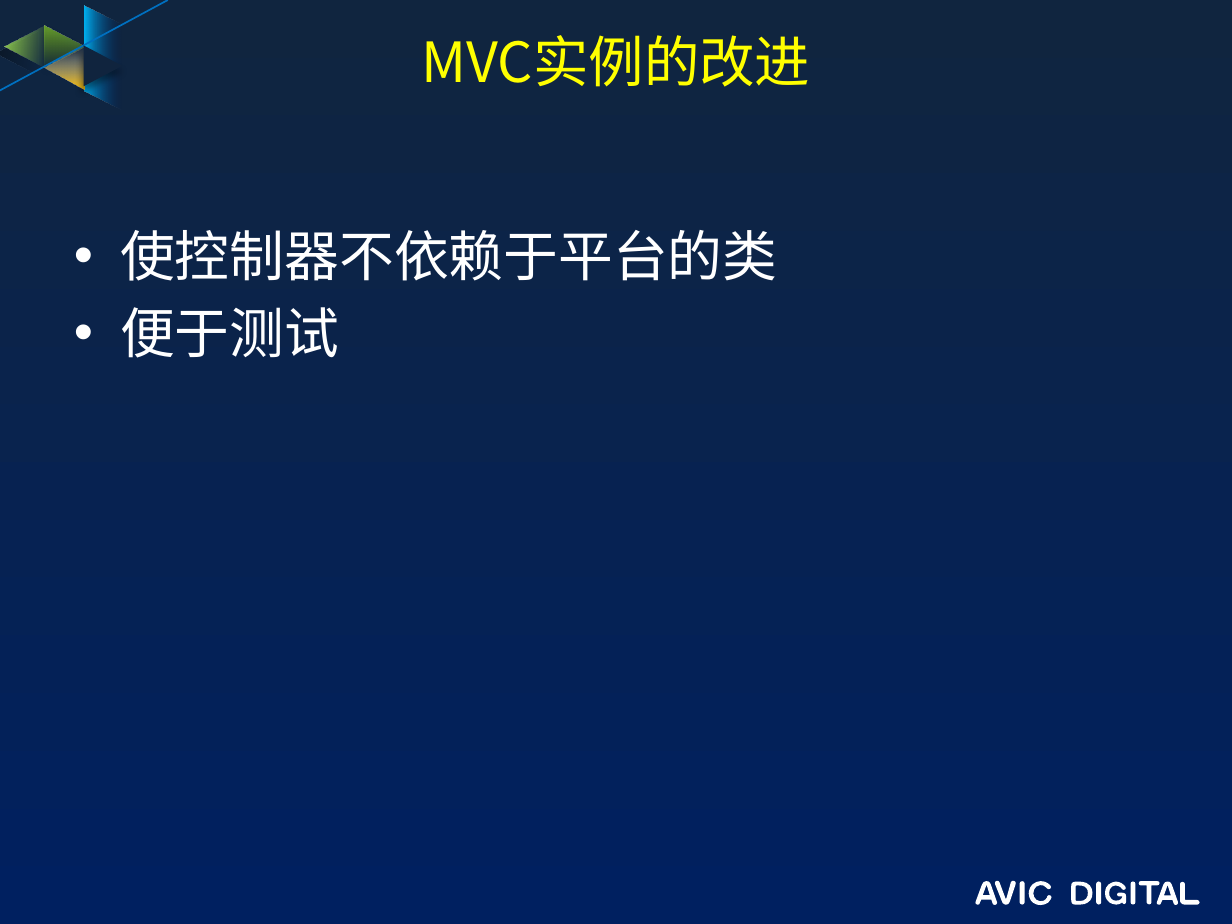
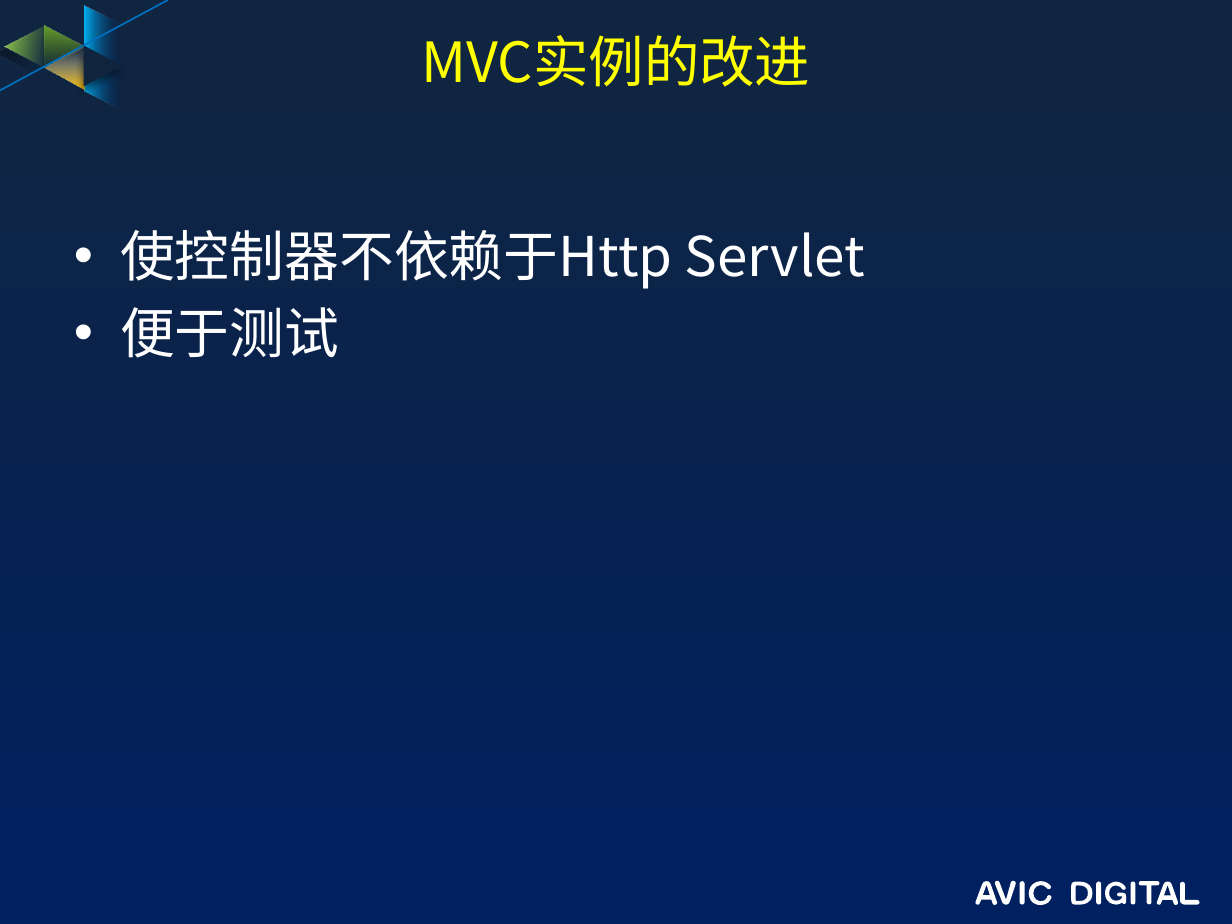
Before and after one commit to guofengzh/java-way, a slide deck: slide 6 of spring/docs/03-mvc.pptx. Drawn at 1232x924 pixels with LibreOffice and Linux fonts; fonts in the diff are those of the drawing; background and template pictures are left out. Boxes give left, top, right and bottom in pixels: in the first picture for what was removed or moved away, otherwise in the second. Text is boxed around its words. In the diff, an @@ line names an element or a change of style, - is before the commit and + after.

```diff
--- a/spring/docs/03-mvc.pptx
+++ b/spring/docs/03-mvc.pptx
@@ text at box(120, 230, 865, 289): text changed @@
-• 使控制器不依赖于平台的类
+• 使控制器不依赖于Http Servlet
```
Also in this commit, not shown: 1 other file.
